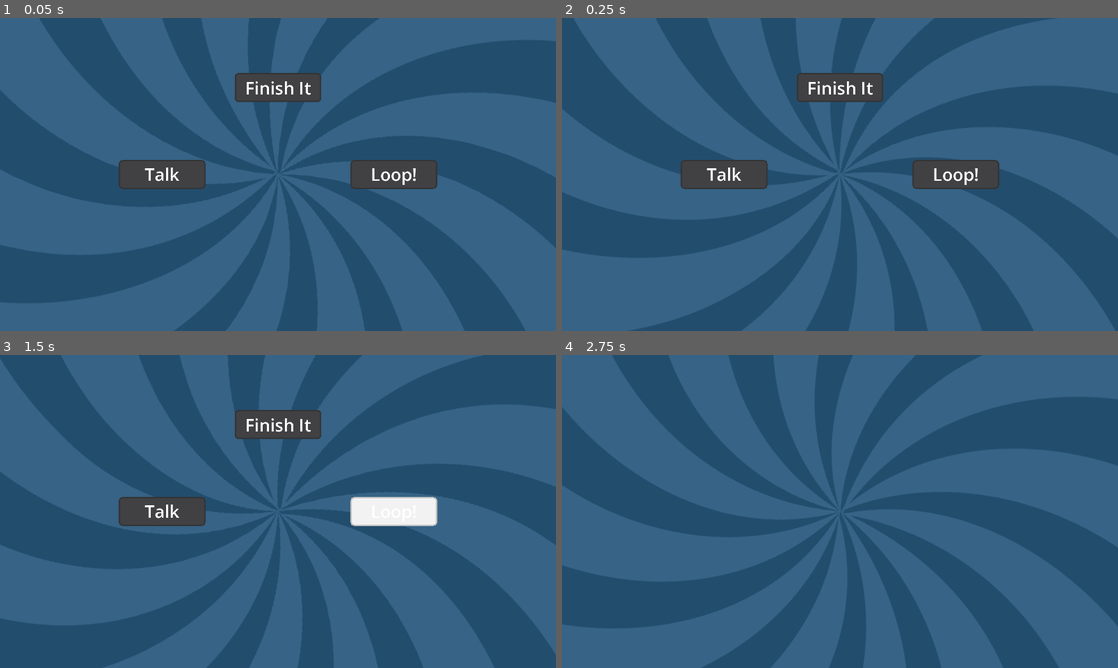
Above: before the commit, frames 1-4 (two rows, left to right).
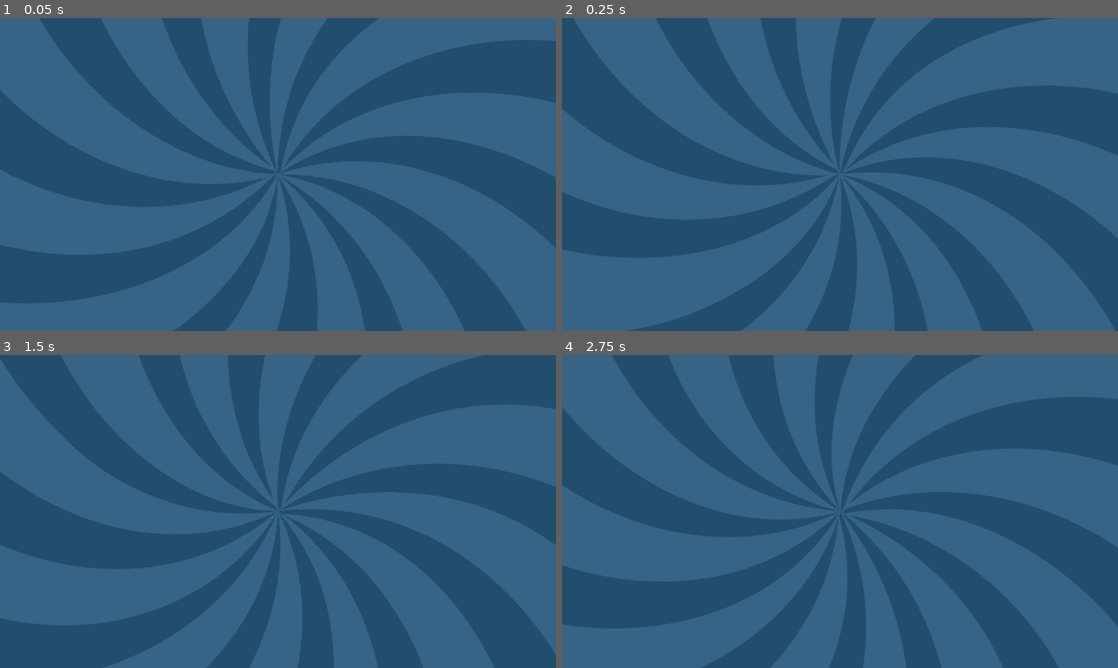
Above: after the commit, the same moments.

Repository: ethicalAndroid/axe-knight
Game: Godot game, scene res://Nodes/game.tscn
Two runs of this game, one before a commit and one after it. Both use one fixed random seed, a clock stepped at 60 frames per second and the inputs below.
Inputs (mouse positions are in pixels of both pictures, inside the frame that each line leads up to):
- Up to frame 1 (0.05 s): no input
- Up to frame 2 (0.25 s): no input
- Up to frame 3 (1.5 s): move the mouse to (400, 495) at 0.52 s; hold D (Right) from 0.53 s (still down); click (400, 495) at 0.6 s; tap W (Jump) at 0.77 s; move the mouse to (166, 527) at 1.27 s; tap Space (Continue) at 1.35 s
- Up to frame 4 (2.75 s): tap W (Jump) at 1.52 s; move the mouse to (895, 442) at 2.02 s; release D (Right) at 2.03 s; hold A (Left) from 2.03 s (still down); click (895, 442) at 2.1 s

The runs differ from the first frame. In frame 1, 4.3% of the frame differs, in the area x 21-79%, y 17-55%; in frame 2, 4.3%; in frame 3, 4.3%; in frame 4, nothing differs.
Error after the commit: Invalid call. Nonexistent function 'StartBlock' in base 'Nil'. (res://Scripts/Game.gd:43)

Commit message:
renamed dialogue

Diff:
--- a/Nodes/game.tscn
+++ b/Nodes/game.tscn
@@ -2,7 +2,7 @@
 
 [ext_resource type="Script" path="res://Scripts/Game.gd" id="1_uem2s"]
 [ext_resource type="PackedScene" uid="uid://b47ocalwjtfgw" path="res://Nodes/battle.tscn" id="2_4j5bd"]
-[ext_resource type="Script" path="res://Scripts/Dialogue.gd" id="4_7ptc5"]
+[ext_resource type="Script" path="res://Scripts/DDialogue.gd" id="4_7ptc5"]
 [ext_resource type="Texture2D" uid="uid://cgn12mbiexwfs" path="res://Sprites/rect.png" id="4_jhfk8"]
 [ext_resource type="Texture2D" uid="uid://cqtxpbkyqk6df" path="res://Sprites/SquareTest-big.png" id="5_0kcbe"]
 [ext_resource type="PackedScene" uid="uid://dsmjm30segrh2" path="res://Nodes/screen_transition.tscn" id="5_s2iuk"]
@@ -374,13 +374,68 @@
 offset_bottom = 42.0
 text = "[center]Finish It[/center]"
 
+[node name="Final" type="Control" parent="Choices" node_paths=PackedStringArray("choices")]
+process_mode = 4
+visible = false
+anchors_preset = 0
+offset_right = 40.0
+offset_bottom = 40.0
+script = ExtResource("18_whmcp")
+choices = [NodePath("pivot/No"), NodePath("pivot/Yes")]
+
+[node name="pivot" type="Control" parent="Choices/Final"]
+anchors_preset = 0
+offset_left = -150.0
+offset_top = -50.0
+offset_right = -150.0
+offset_bottom = -50.0
+
+[node name="No" parent="Choices/Final/pivot" instance=ExtResource("20_70yp2")]
+layout_mode = 0
+anchors_preset = 0
+anchor_right = 0.0
+anchor_bottom = 0.0
+offset_left = -400.0
+offset_right = -100.0
+offset_bottom = 100.0
+grow_horizontal = 1
+grow_vertical = 1
+pivot_offset = Vector2(150, 50)
+direction = Vector2(-1, 0)
+
+[node name="RichTextLabel" parent="Choices/Final/pivot/No" index="1"]
+text = "[center]No...[/center]"
+
+[node name="Yes" parent="Choices/Final/pivot" instance=ExtResource("20_70yp2")]
+layout_mode = 0
+anchors_preset = 0
+anchor_right = 0.0
+anchor_bottom = 0.0
+offset_left = 400.0
+offset_right = 700.0
+offset_bottom = 100.0
+grow_horizontal = 1
+grow_vertical = 1
+pivot_offset = Vector2(150, 50)
+direction = Vector2(1, 0)
+
+[node name="RichTextLabel" parent="Choices/Final/pivot/Yes" index="1"]
+text = "[center]Yes![/center]"
+
+[connection signal="final_menu" from="." to="Choices/Final" method="Ready"]
 [connection signal="loop_menu" from="." to="Choices/Loop" method="Ready"]
 [connection signal="animation_finished" from="ScreenTransition" to="." method="AnimationEnded"]
 [connection signal="choice_made" from="Choices/Loop/pivot/Talk" to="Choices/Loop" method="Choose"]
 [connection signal="choice_made" from="Choices/Loop/pivot/Loop!" to="." method="StartBattle"]
 [connection signal="choice_made" from="Choices/Loop/pivot/Loop!" to="Choices/Loop" method="Choose"]
 [connection signal="choice_made" from="Choices/Loop/pivot/Finish It" to="Choices/Loop" method="Choose"]
+[connection signal="choice_made" from="Choices/Final/pivot/No" to="." method="FinalLoopNo"]
+[connection signal="choice_made" from="Choices/Final/pivot/No" to="Choices/Final" method="Choose"]
+[connection signal="choice_made" from="Choices/Final/pivot/Yes" to="." method="FinalLoopYes"]
+[connection signal="choice_made" from="Choices/Final/pivot/Yes" to="Choices/Final" method="Choose"]
 
 [editable path="Choices/Loop/pivot/Talk"]
 [editable path="Choices/Loop/pivot/Loop!"]
 [editable path="Choices/Loop/pivot/Finish It"]
+[editable path="Choices/Final/pivot/No"]
+[editable path="Choices/Final/pivot/Yes"]
--- a/Scripts/DBlock.gd
+++ b/Scripts/DBlock.gd
@@ -1,5 +1,5 @@
 class_name DBlock extends Resource
 
-@export var mage_start: Dialogue.TalkSprite
-@export var knight_start: Dialogue.TalkSprite
+@export var mage_start: DDialogue.TalkSprite
+@export var knight_start: DDialogue.TalkSprite
 @export var frames: Array[DFrame]
--- a/Scripts/Dialogue.gd
+++ b/Scripts/DDialogue.gd
@@ -1,4 +1,4 @@
-class_name Dialogue extends Control
+class_name DDialogue extends Control
 
 enum TalkSprite {
     Normal, Happy, Serious, Confused, Yap1, Yap2
--- a/Scripts/DFrame.gd
+++ b/Scripts/DFrame.gd
@@ -1,5 +1,5 @@
 class_name DFrame extends Resource
 
-@export var sprite: Dialogue.TalkSprite
+@export var sprite: DDialogue.TalkSprite
 @export var is_knight: bool
 @export_multiline var text: String
--- a/Scripts/DPerson.gd
+++ b/Scripts/DPerson.gd
@@ -12,5 +12,5 @@
     audio.stream = voices[frame.sprite]
     audio.play()
 
-func ShowSprite(talk_sprite: Dialogue.TalkSprite):
+func ShowSprite(talk_sprite: DDialogue.TalkSprite):
     sprite.texture = sprites[talk_sprite]
--- a/Scripts/Game.gd
+++ b/Scripts/Game.gd
@@ -2,14 +2,53 @@
 
 @export var transition: AnimationPlayer
 @export var battle_scene: PackedScene
+@export var dialogue: DDialogue
+@export var d_blocks: Array[DBlock]
+@export var intro: DBlock
+@export var final_loop_ask: Array[DBlock]
+@export var final_loop_yes: Array[DBlock]
+@export var final_loop_no: Array[DBlock]
+
 
 signal loop_menu()
 
+signal final_menu()
 
+
+var final_loop = false
 var battle: PauseGame
+var d_type: DDialogueType
+var final_loop_asked: int = 0
+
+enum DDialogueType {
+	NextLoop, FinalLoopQuestion
+}
+
+func FinalLoopYes():
+	d_type = DDialogueType.NextLoop
+	final_loop = true
+	dialogue.StartBlock(final_loop_yes[final_loop_asked])
+
+func FinalLoopNo():
+	d_type = DDialogueType.NextLoop
+	final_loop = true
+	dialogue.StartBlock(final_loop_no[final_loop_asked])
+	final_loop_asked = min(final_loop_asked + 1, final_loop_ask.size() - 1)
+
+func FinalLoopAsk():
+	d_type = DDialogueType.FinalLoopQuestion
+	dialogue.StartBlock(final_loop_ask[final_loop_asked])
 
 func _ready() -> void:
-	loop_menu.emit()
+	dialogue.StartBlock(intro)
+	d_type = DDialogueType.NextLoop
+
+func DDialogueEnded():
+	match d_type:
+		DDialogueType.NextLoop:
+			StartBattle()
+		DDialogueType.FinalLoopQuestion:
+			final_menu.emit()
 
 func StartBattle():
 	battle = battle_scene.instantiate()
